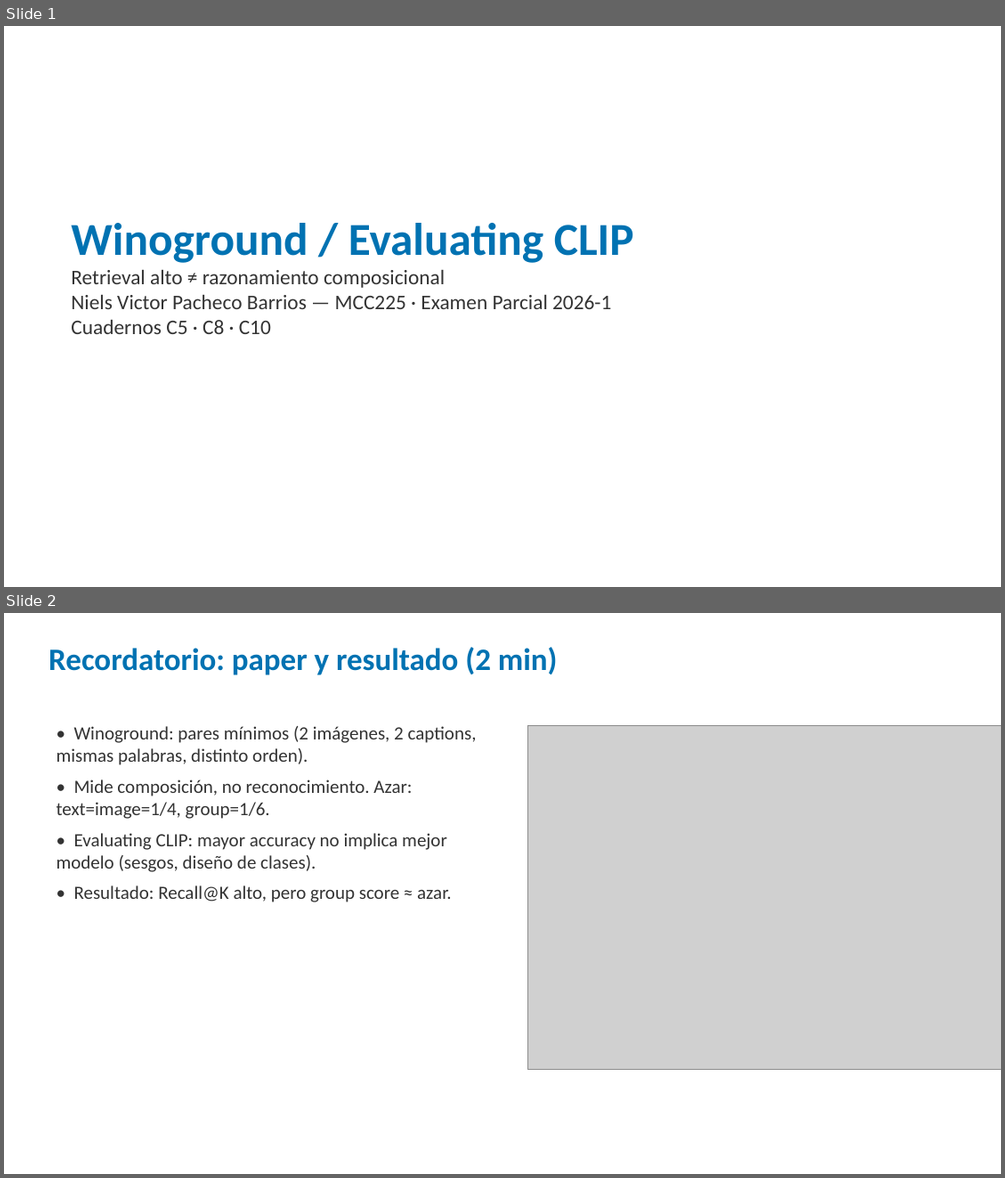
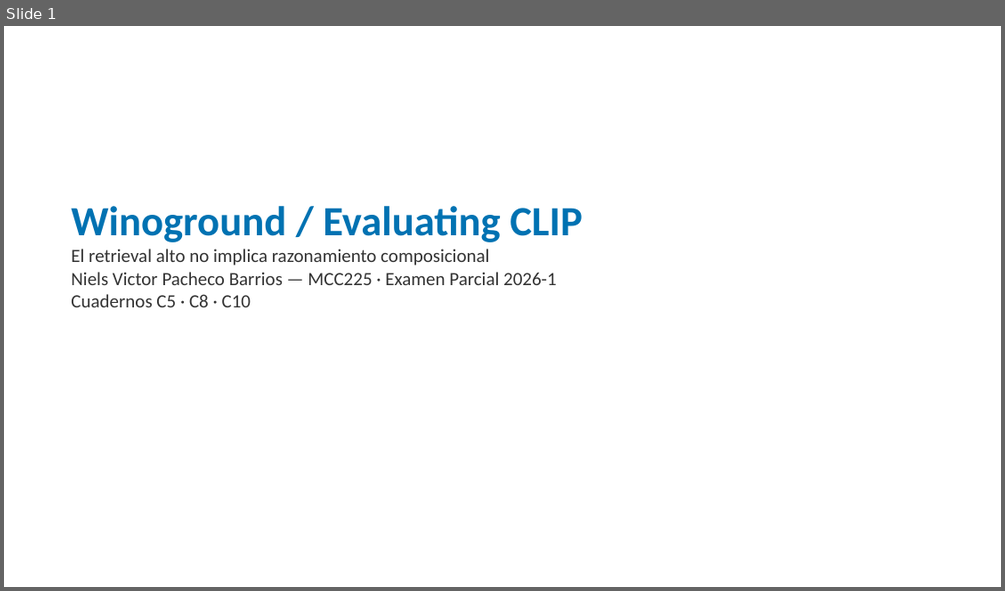
Before and after one commit to nielspac177/MCC225-Winoground, a slide deck: slides/pptx/defensa_winoground.pptx. Shown one above the other, each under a label of ours: slides 1 and 2 before the commit, slide 1 after it. The pictures are 1005x1178 and 1005x591 pixels, drawn with LibreOffice and Linux fonts; fonts in the diff are those of the drawing; grey boxes stand for pictures. Boxes give left, top, right and bottom in pixels: in the first picture for what was removed or moved away, otherwise in the second. Text is boxed around its words. In the diff, an @@ line names an element or a change of style, - is before the commit and + after.

Commit message:
Examen Parcial 1: guion, plan 20min, defensa de codigo y embeddings versionados

```diff
--- a/slides/pptx/defensa_winoground.pptx
+++ b/slides/pptx/defensa_winoground.pptx
@@ slide 2 removed at (x1=4, y1=613, x2=1001, y2=1174), background #FFFFFF @@
@@ text removed at (x1=48, y1=647, x2=558, y2=675) @@
-Recordatorio: paper y resultado (2 min)
@@ text removed at (x1=57, y1=726, x2=477, y2=902) @@
-• Winoground: pares mínimos (2 imágenes, 2 captions, mismas palabras, distinto orden).
-• Mide composición, no reconocimiento. Azar: text=image=1/4, group=1/6.
-• Evaluating CLIP: mayor accuracy no implica mejor modelo (sesgos, diseño de clases).
-• Resultado: Recall@K alto, pero group score ≈ azar.
@@ picture removed at (x1=527, y1=725, x2=1001, y2=1070) @@
@@ slide 1 changed as well @@
@@ text "Winoground / Evaluating CLIP" moved from (x1=71, y1=223, x2=634, y2=334) to (x1=71, y1=206, x2=582, y2=307) @@
@@ text at (x1=71, y1=206, x2=582, y2=307): size 44 to 40 pt in "Winoground / Evaluating CLIP"; size 20 to 18 pt in "Niels Victor Pacheco Barrios — MCC225 · ...", "Cuadernos C5 · C8 · C10" @@
@@ text at (x1=71, y1=248, x2=489, y2=265): text changed; size 20 to 18 pt @@
-Retrieval alto ≠ razonamiento composicional
+El retrieval alto no implica razonamiento composicional
```
Also in this commit, not shown: 1 other slide changed, 27 slides added, 5 other slides removed, 9 other files.
